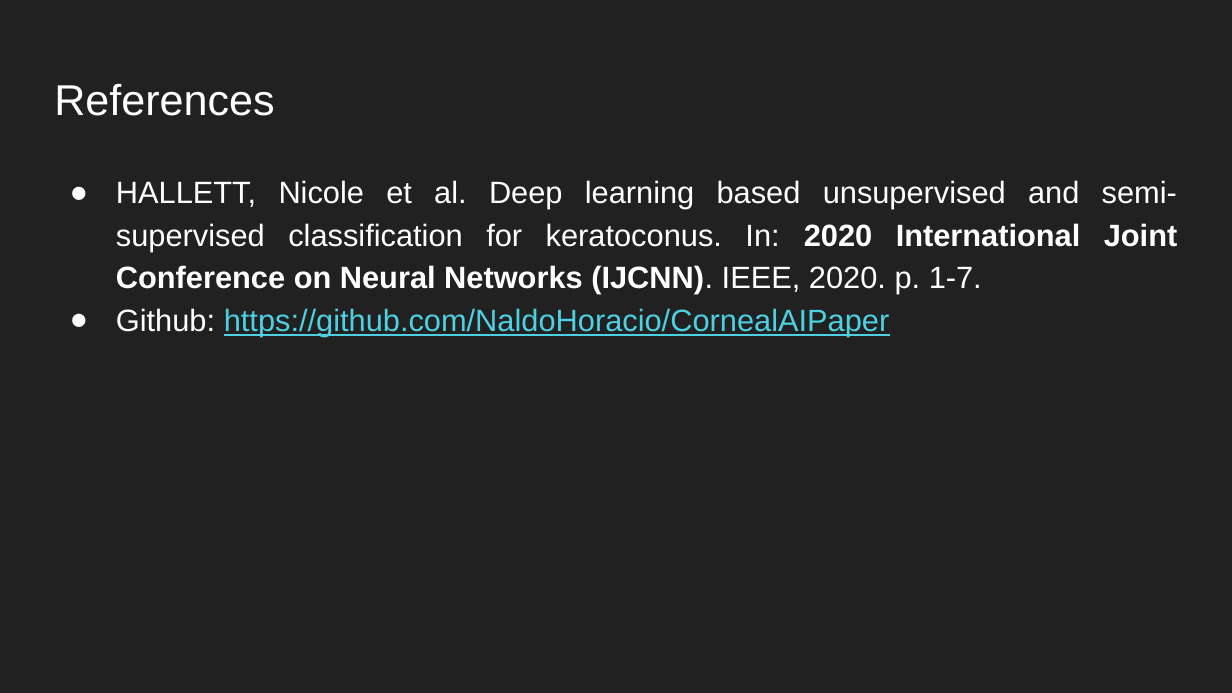
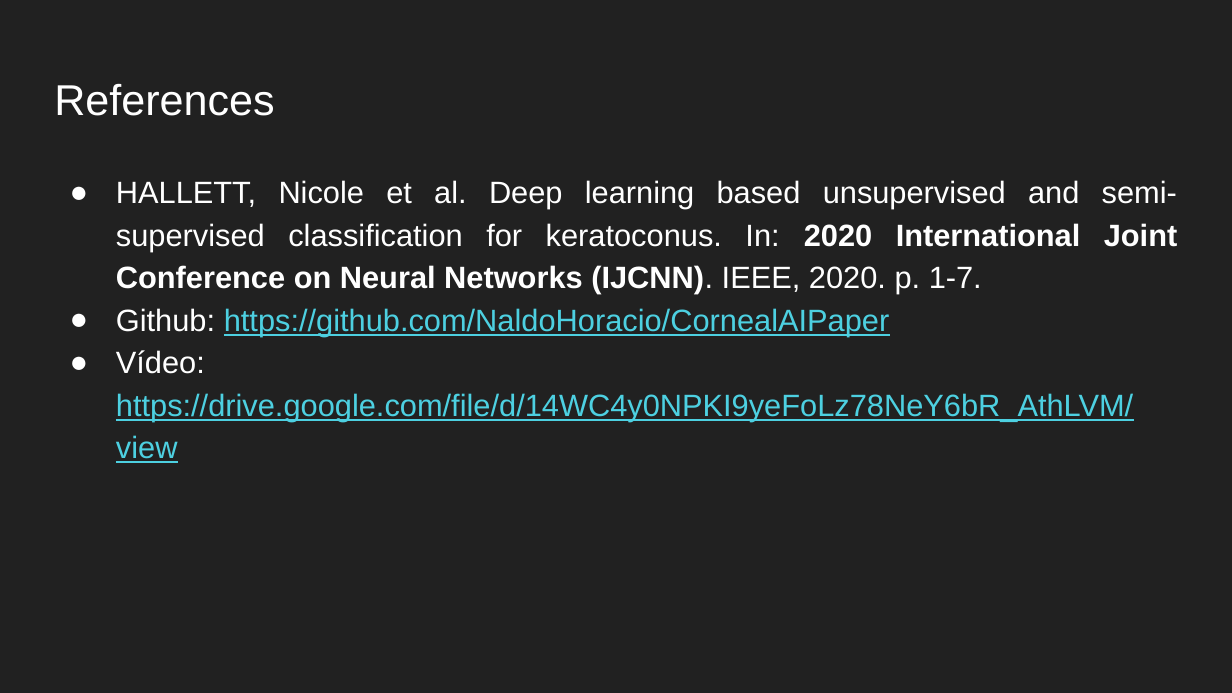
Before and after one commit to NaldoHoracio/CornealAIPaper, a slide deck: slide 10 of meetings/CorneaAIPaper.pptx. Drawn at 1232x693 pixels with LibreOffice and Linux fonts; fonts in the diff are those of the drawing. Boxes give left, top, right and bottom in pixels: in the first picture for what was removed or moved away, otherwise in the second. Text is boxed around its words. In the diff, an @@ line names an element or a change of style, - is before the commit and + after.

```diff
--- a/meetings/CorneaAIPaper.pptx
+++ b/meetings/CorneaAIPaper.pptx
@@ text at box(116, 350, 1133, 463): paragraph added @@
+● Vídeo: https://drive.google.com/file/d/14WC4y0NPKI9yeFoLz78NeY6bR_AthLVM/view
```
